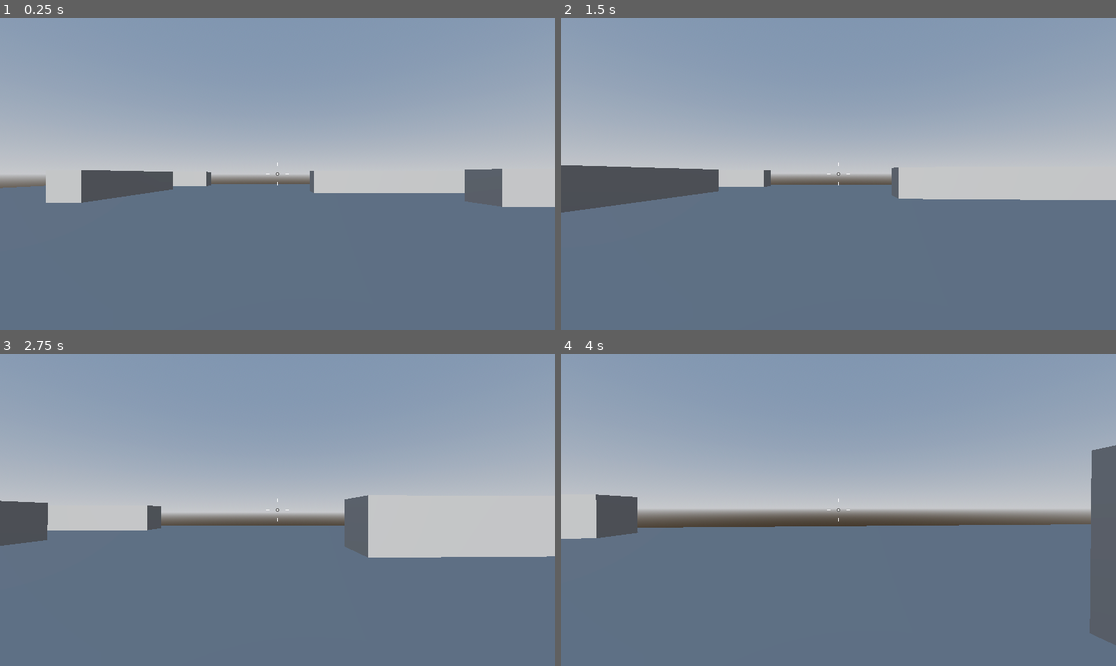
Above: before the commit, frames 1-4 (two rows, left to right).
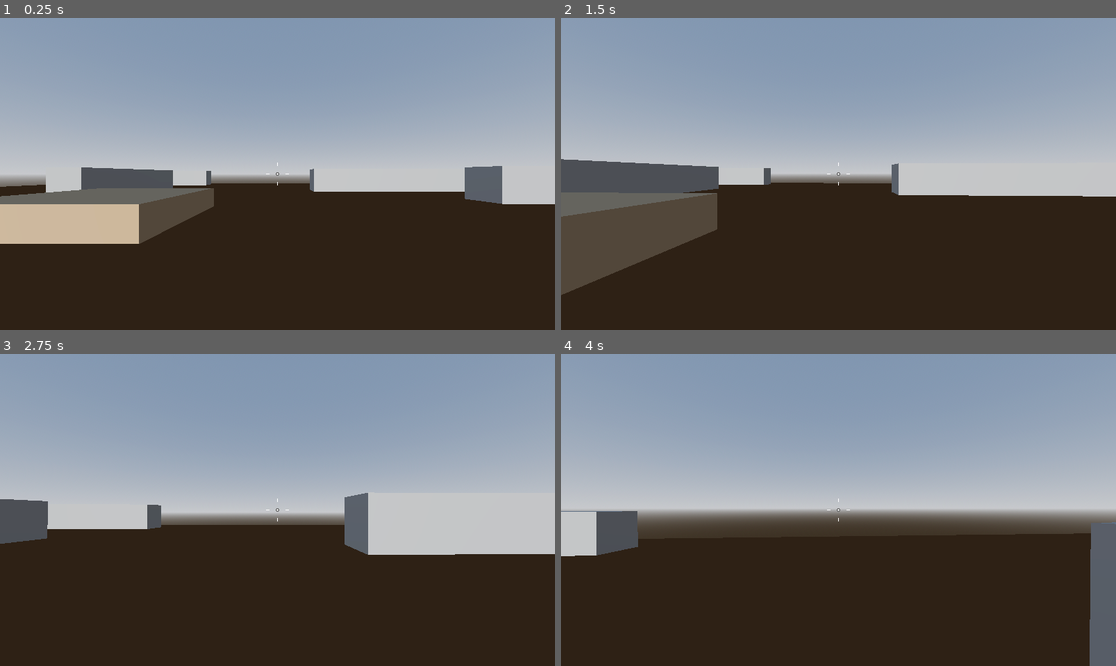
Above: after the commit, the same moments.

Repository: tiagoskaterock/robo-rampage-3d
Game: Godot game, scene res://Levels/Sandbox.tscn
Two runs of this game, one before a commit and one after it. Both use one fixed random seed, a clock stepped at 60 frames per second and the inputs below.
Inputs (mouse positions are in pixels of both pictures, inside the frame that each line leads up to):
- Up to frame 1 (0.25 s): no input
- Up to frame 2 (1.5 s): move the mouse to (866, 174) at 0.52 s; hold Keypad 5 (up) from 0.53 s (still down); tap Keypad 0 (jump) at 0.6, 0.77, 1.07, 1.35 s; move the mouse to (810, 174) at 1.27 s
- Up to frame 3 (2.75 s): keep holding Keypad 5 (up); tap Keypad 0 (jump) at 1.52, 1.82, 2.1 s; move the mouse to (288, 503) at 2.02 s
- Up to frame 4 (4 s): keep holding Keypad 5 (up); move the mouse to (832, 516) at 2.77 s; tap Keypad 0 (jump) at 2.85, 3.02, 3.32, 3.6, 3.77 s; move the mouse to (877, 513) at 3.52 s

The runs differ from the first frame. In frame 1, 45% of the frame differs, in the area x 0-100%, y 47-100%; in frame 2, 45%, in the area x 0-100%, y 45-100%; in frame 3, 41%; in frame 4, 44%.

Commit message:
72. Advanced Jumping

Diff:
--- a/Levels/Sandbox.tscn
+++ b/Levels/Sandbox.tscn
@@ -1,7 +1,6 @@
-[gd_scene load_steps=7 format=3 uid="uid://bqfuurbh1tu7v"]
+[gd_scene load_steps=11 format=3 uid="uid://bqfuurbh1tu7v"]
 
 [ext_resource type="PackedScene" uid="uid://db75qmu2iocgr" path="res://Player/player.tscn" id="1_t3iey"]
-[ext_resource type="PackedScene" uid="uid://dglwg2uft07ce" path="res://TmpScenes/blocks.tscn" id="2_p36nt"]
 [ext_resource type="Script" path="res://Player/CrossHair.gd" id="3_0fitx"]
 
 [sub_resource type="ProceduralSkyMaterial" id="ProceduralSkyMaterial_segxe"]
@@ -17,6 +16,21 @@
 tonemap_mode = 2
 glow_enabled = true
 
+[sub_resource type="StandardMaterial3D" id="StandardMaterial3D_88788"]
+albedo_color = Color(0.311035, 0.19188, 0.058279, 1)
+
+[sub_resource type="StandardMaterial3D" id="StandardMaterial3D_qwre2"]
+albedo_color = Color(0.615686, 0.521569, 0.419608, 1)
+
+[sub_resource type="StandardMaterial3D" id="StandardMaterial3D_0sp1w"]
+albedo_color = Color(0, 0.3868, 1.92523e-07, 1)
+
+[sub_resource type="StandardMaterial3D" id="StandardMaterial3D_noe8r"]
+albedo_color = Color(0.684019, 0.673631, 0, 1)
+
+[sub_resource type="StandardMaterial3D" id="StandardMaterial3D_5ayf0"]
+albedo_color = Color(0.00114378, 0, 0.954673, 1)
+
 [node name="Sandbox" type="Node3D"]
 
 [node name="WorldEnvironment" type="WorldEnvironment" parent="."]
@@ -26,12 +40,69 @@
 
 [node name="Player" parent="." instance=ExtResource("1_t3iey")]
 
-[node name="Blocks" parent="." instance=ExtResource("2_p36nt")]
+[node name="Walls" type="Node3D" parent="."]
+transform = Transform3D(1, 0, 0, 0, 1, 0, 0, 0, 1, -13.964, 5.24587, 0)
+
+[node name="CSGBox3D2" type="CSGBox3D" parent="Walls"]
+transform = Transform3D(1, 0, 0, 0, 1, 0, 0, 0, 1, 35.052, -3.04336, -11.0315)
+use_collision = true
+size = Vector3(20, 2, 2)
+
+[node name="CSGBox3D3" type="CSGBox3D" parent="Walls"]
+transform = Transform3D(1, 0, 0, 0, 1, 0, 0, 0, 1, 33.9652, -2.91988, 20.8401)
+use_collision = true
+size = Vector3(2, 2, 20)
+
+[node name="CSGBox3D11" type="CSGBox3D" parent="Walls"]
+transform = Transform3D(1, 0, 0, 0, 1, 0, 0, 0, 1, 41.3149, -2.91988, 3.97899)
+use_collision = true
+size = Vector3(2, 2, 20)
+
+[node name="CSGBox3D8" type="CSGBox3D" parent="Walls"]
+transform = Transform3D(1, 0, 0, 0, 1, 0, 0, 0, 1, 22.3274, -2.91988, 6.80216)
+use_collision = true
+size = Vector3(2, 2, 20)
+
+[node name="CSGBox3D5" type="CSGBox3D" parent="Walls"]
+transform = Transform3D(1, 0, 0, 0, 1, 0, 0, 0, 1, 10.3607, -2.89664, 16.5666)
+use_collision = true
+size = Vector3(2, 2, 27.4237)
+
+[node name="CSGBox3D4" type="CSGBox3D" parent="Walls"]
+transform = Transform3D(1, 0, 0, 0, 1, 0, 0, 0, 1, -11.4678, -2.92529, 13.0336)
+use_collision = true
+size = Vector3(20, 2, 2)
+
+[node name="CSGBox3D9" type="CSGBox3D" parent="Walls"]
+transform = Transform3D(1, 0, 0, 0, 1, 0, 0, 0, 1, -7.49842, -2.92529, 23.3557)
+use_collision = true
+size = Vector3(20, 2, 2)
+
+[node name="CSGBox3D6" type="CSGBox3D" parent="Walls"]
+transform = Transform3D(1, 0, 0, 0, 1, 0, 0, 0, 1, -5.49129, -3.01407, -27.9217)
+use_collision = true
+size = Vector3(20, 2, 2)
+
+[node name="CSGBox3D10" type="CSGBox3D" parent="Walls"]
+transform = Transform3D(1, 0, 0, 0, 1, 0, 0, 0, 1, 27.0235, -3.01407, -18.1005)
+use_collision = true
+size = Vector3(20, 2, 2)
+
+[node name="CSGBox3D7" type="CSGBox3D" parent="Walls"]
+transform = Transform3D(1, 0, 0, 0, 1, 0, 0, 0, 1, -8.35513, -3.06581, -6.45882)
+use_collision = true
+size = Vector3(2, 2, 10)
+
+[node name="CSGBox3D12" type="CSGBox3D" parent="Walls"]
+transform = Transform3D(1, 0, 0, 0, 1, 0, 0, 0, 1, 1.93756, -3.06581, -16.4342)
+use_collision = true
+size = Vector3(2, 2, 10)
 
 [node name="Floor" type="CSGBox3D" parent="."]
 transform = Transform3D(1, 0, 0, 0, 1, 0, 0, 0, 1, -0.000355721, 0.832057, 0)
 use_collision = true
 size = Vector3(64, 1, 64)
+material = SubResource("StandardMaterial3D_88788")
 
 [node name="CenterContainer" type="CenterContainer" parent="."]
 anchors_preset = 15
@@ -43,3 +114,29 @@
 [node name="CrossHair" type="Control" parent="CenterContainer"]
 layout_mode = 2
 script = ExtResource("3_0fitx")
+
+[node name="PlatformsGroup" type="Node3D" parent="."]
+transform = Transform3D(1, 0, 0, 0, 1, 0, 0, 0, 1, -5.41664, 1.6701, -6.78372)
+
+[node name="Platform" type="CSGBox3D" parent="PlatformsGroup"]
+use_collision = true
+size = Vector3(5, 1, 5)
+material = SubResource("StandardMaterial3D_qwre2")
+
+[node name="Platform2" type="CSGBox3D" parent="PlatformsGroup"]
+transform = Transform3D(1, 0, 0, 0, 1, 0, 0, 0, 1, -7.6665, 0, 2.23071)
+use_collision = true
+size = Vector3(5, 2, 5)
+material = SubResource("StandardMaterial3D_0sp1w")
+
+[node name="Platform3" type="CSGBox3D" parent="PlatformsGroup"]
+transform = Transform3D(1, 0, 0, 0, 1, 0, 0, 0, 1, -13.4022, 0, 10.9808)
+use_collision = true
+size = Vector3(5, 3, 5)
+material = SubResource("StandardMaterial3D_noe8r")
+
+[node name="Platform4" type="CSGBox3D" parent="PlatformsGroup"]
+transform = Transform3D(1, 0, 0, 0, 1, 0, 0, 0, 1, -5.76585, 0, 15.898)
+use_collision = true
+size = Vector3(5, 3, 5)
+material = SubResource("StandardMaterial3D_5ayf0")
--- a/Player/player.gd
+++ b/Player/player.gd
@@ -2,7 +2,9 @@
 
 
 const SPEED = 5.0
-const JUMP_VELOCITY = 4.5
+@export var jump_height: float = 1.0
+@export var fall_multiplier: float = 1.5
+
 
 # Get the gravity from the project settings to be synced with RigidBody nodes.
 var gravity = ProjectSettings.get_setting("physics/3d/default_gravity")
@@ -18,11 +20,14 @@
 	handle_camera_rotation()
 	# Add the gravity.
 	if not is_on_floor():
-		velocity.y -= gravity * delta
+		if velocity.y >= 0:
+			velocity.y -= gravity * delta
+		else:
+			velocity.y -= gravity * delta * fall_multiplier
 
 	# Handle jump.
 	if Input.is_action_just_pressed("jump") and is_on_floor():
-		velocity.y = JUMP_VELOCITY
+		velocity.y = sqrt(jump_height * 2.0 * gravity)
 
 	# Get the input direction and handle the movement/deceleration.
 	# As good practice, you should replace UI actions with custom gameplay actions.
--- a/TmpScenes/blocks.tscn
+++ /dev/null
@@ -1,48 +0,0 @@
-[gd_scene format=3 uid="uid://dglwg2uft07ce"]
-
-[node name="Blocks" type="Node3D"]
-transform = Transform3D(1, 0, 0, 0, 1, 0, 0, 0, 1, -13.964, 5.24587, 0)
-
-[node name="CSGBox3D2" type="CSGBox3D" parent="."]
-transform = Transform3D(1, 0, 0, 0, 1, 0, 0, 0, 1, 35.052, -3.04336, -11.0315)
-size = Vector3(20, 2, 2)
-
-[node name="CSGBox3D3" type="CSGBox3D" parent="."]
-transform = Transform3D(1, 0, 0, 0, 1, 0, 0, 0, 1, 33.9652, -2.91988, 20.8401)
-size = Vector3(2, 2, 20)
-
-[node name="CSGBox3D11" type="CSGBox3D" parent="."]
-transform = Transform3D(1, 0, 0, 0, 1, 0, 0, 0, 1, 41.3149, -2.91988, 3.97899)
-size = Vector3(2, 2, 20)
-
-[node name="CSGBox3D8" type="CSGBox3D" parent="."]
-transform = Transform3D(1, 0, 0, 0, 1, 0, 0, 0, 1, 22.3274, -2.91988, 6.80216)
-size = Vector3(2, 2, 20)
-
-[node name="CSGBox3D5" type="CSGBox3D" parent="."]
-transform = Transform3D(1, 0, 0, 0, 1, 0, 0, 0, 1, 10.3607, -2.89664, 16.5666)
-size = Vector3(2, 2, 27.4237)
-
-[node name="CSGBox3D4" type="CSGBox3D" parent="."]
-transform = Transform3D(1, 0, 0, 0, 1, 0, 0, 0, 1, -11.4678, -2.92529, 13.0336)
-size = Vector3(20, 2, 2)
-
-[node name="CSGBox3D9" type="CSGBox3D" parent="."]
-transform = Transform3D(1, 0, 0, 0, 1, 0, 0, 0, 1, -7.49842, -2.92529, 23.3557)
-size = Vector3(20, 2, 2)
-
-[node name="CSGBox3D6" type="CSGBox3D" parent="."]
-transform = Transform3D(1, 0, 0, 0, 1, 0, 0, 0, 1, -5.49129, -3.01407, -27.9217)
-size = Vector3(20, 2, 2)
-
-[node name="CSGBox3D10" type="CSGBox3D" parent="."]
-transform = Transform3D(1, 0, 0, 0, 1, 0, 0, 0, 1, 27.0235, -3.01407, -18.1005)
-size = Vector3(20, 2, 2)
-
-[node name="CSGBox3D7" type="CSGBox3D" parent="."]
-transform = Transform3D(1, 0, 0, 0, 1, 0, 0, 0, 1, -8.35513, -3.06581, -6.45882)
-size = Vector3(2, 2, 10)
-
-[node name="CSGBox3D12" type="CSGBox3D" parent="."]
-transform = Transform3D(1, 0, 0, 0, 1, 0, 0, 0, 1, 1.93756, -3.06581, -16.4342)
-size = Vector3(2, 2, 10)
